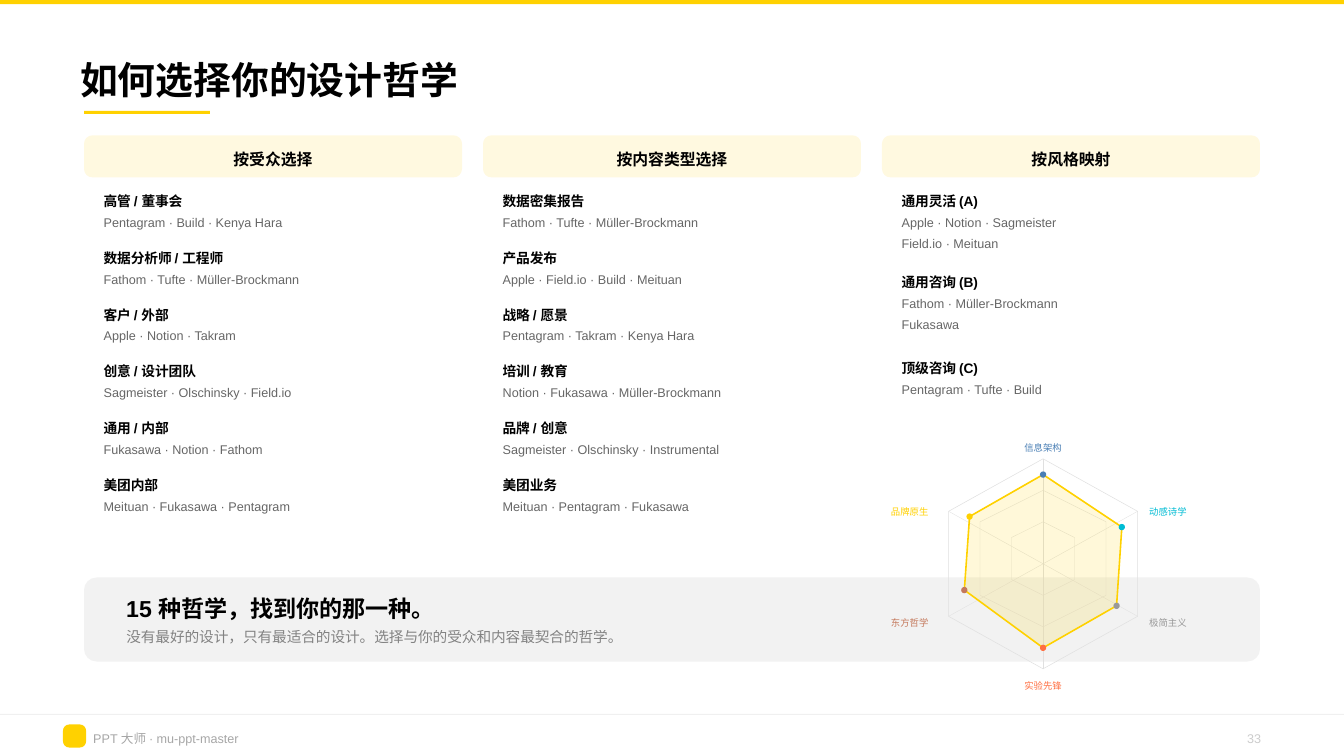
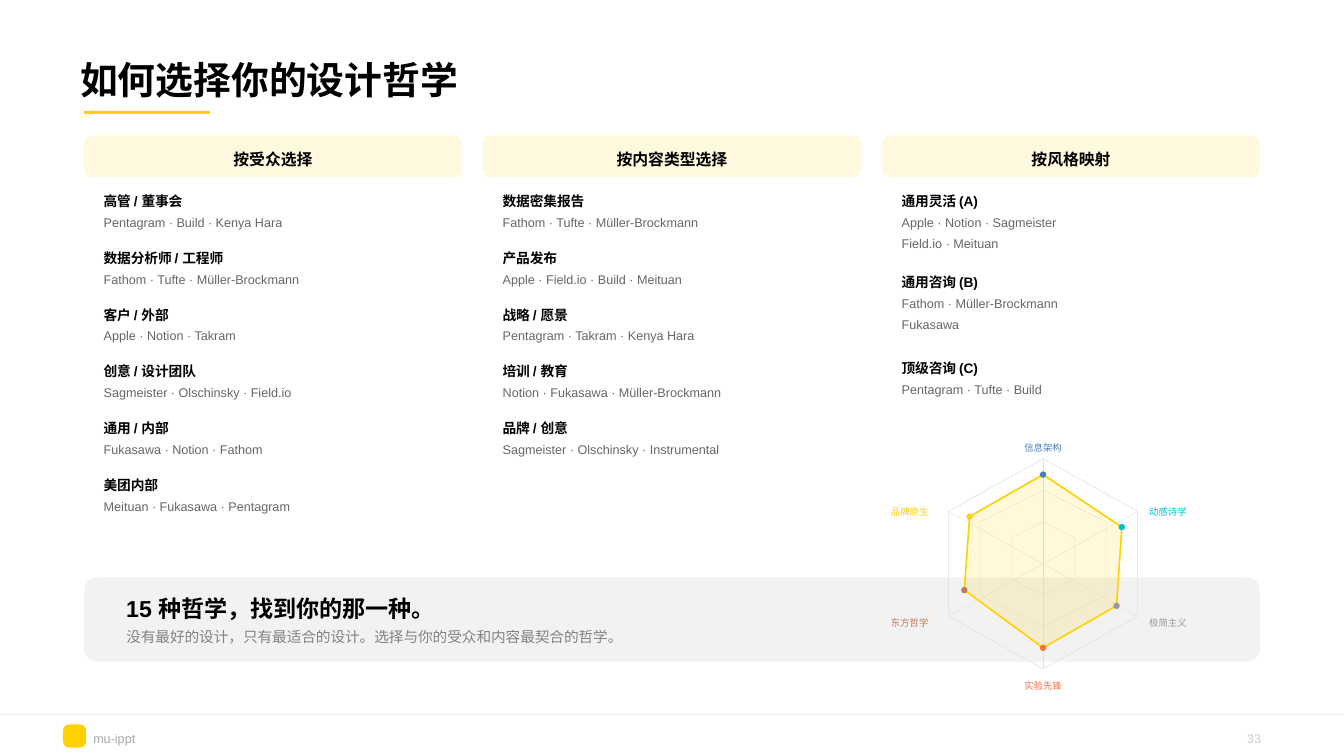
Before and after one commit to muippt/mu-ippt, a slide deck: slide 31 of examples/design-philosophies/muippt-design-philosophies_202606.pptx (slide 33 before the commit). Drawn at 1344x756 pixels with LibreOffice and Linux fonts; fonts in the diff are those of the drawing. Boxes give left, top, right and bottom in pixels: in the first picture for what was removed or moved away, otherwise in the second. Text is boxed around its words. In the diff, an @@ line names an element or a change of style, - is before the commit and + after.

```diff
--- a/examples/design-philosophies/muippt-design-philosophies_202606.pptx
+++ b/examples/design-philosophies/muippt-design-philosophies_202606.pptx
@@ rectangle removed at bbox=[0, 0, 1344, 4] @@
@@ text removed at bbox=[503, 478, 558, 491] @@
-美团业务
@@ text removed at bbox=[503, 502, 689, 514] @@
-Meituan · Pentagram · Fukasawa
@@ text at bbox=[93, 734, 135, 745]: text changed @@
-PPT 大师 · mu-ppt-master
+mu-ippt
```
Also in this commit, not shown: 1 other slide changed, 2 slides removed, 3 other files.
